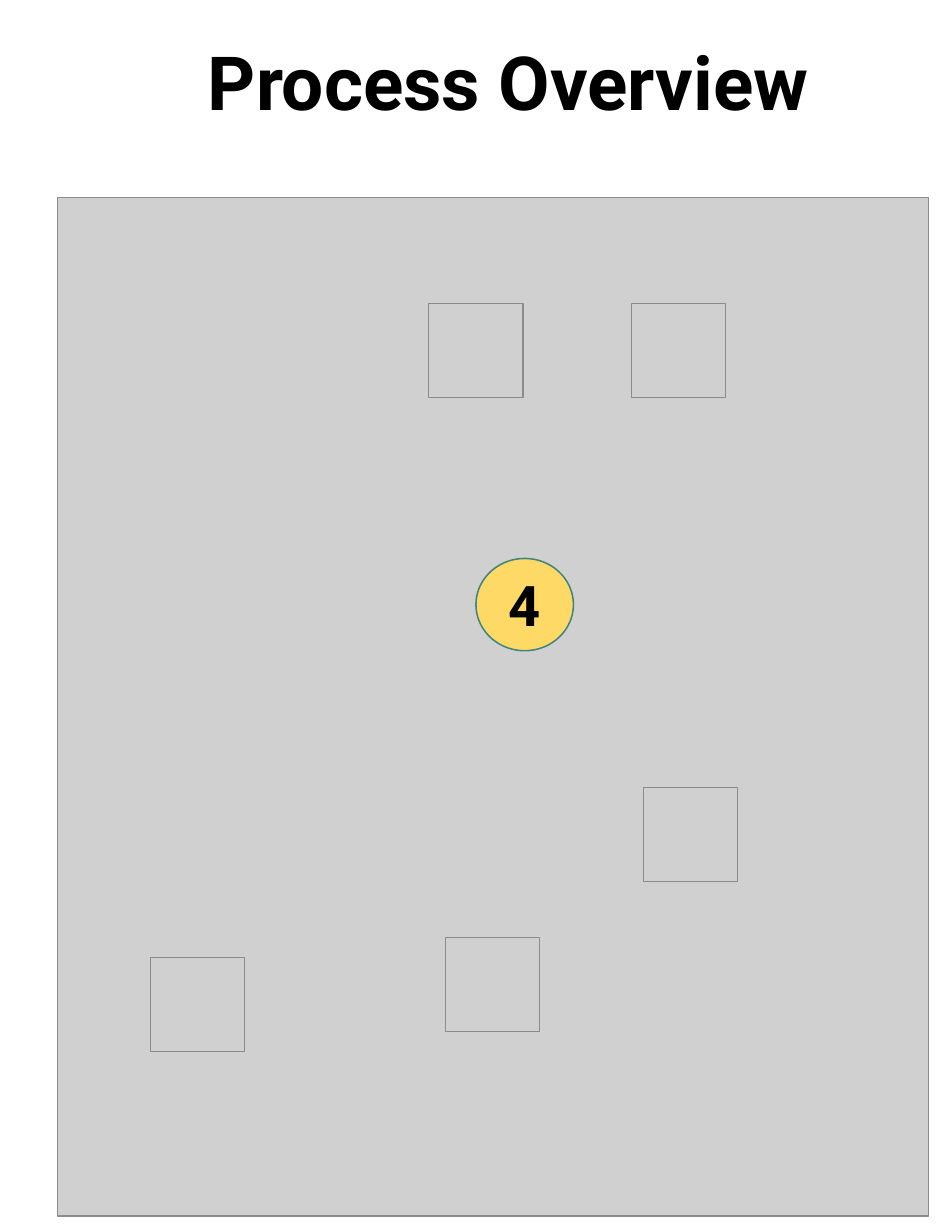
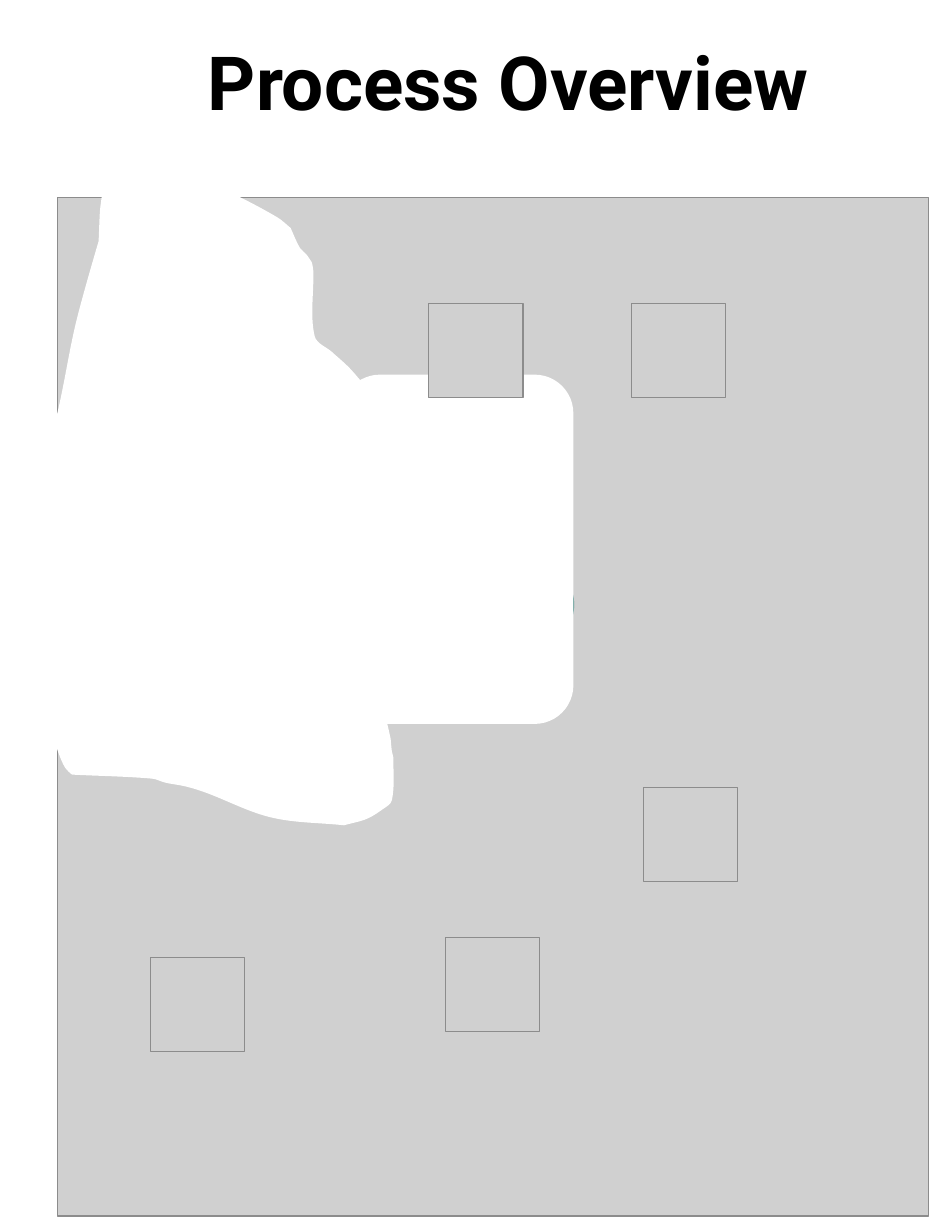
Before and after one commit to scorpion0511/mytracker, a slide deck: slide 68 of doc/React.pptx (slide 64 before the commit). Drawn at 952x1232 pixels with LibreOffice and Linux fonts; fonts in the diff are those of the drawing; grey boxes stand for pictures. Boxes give left, top, right and bottom in pixels: in the first picture for what was removed or moved away, otherwise in the second. Text is boxed around its words. In the diff, an @@ line names an element or a change of style, - is before the commit and + after.

```diff
--- a/doc/React.pptx
+++ b/doc/React.pptx
@@ freeform shape added at box(32, 169, 394, 825), fill #FFFFFF @@
@@ rounded rectangle added at box(342, 375, 573, 725), fill #FFFFFF @@
@@ text in ellipse at box(509, 586, 541, 626): text removed @@
-4
```
Also in this commit, not shown: 21 other slides changed, 4 slides added.
